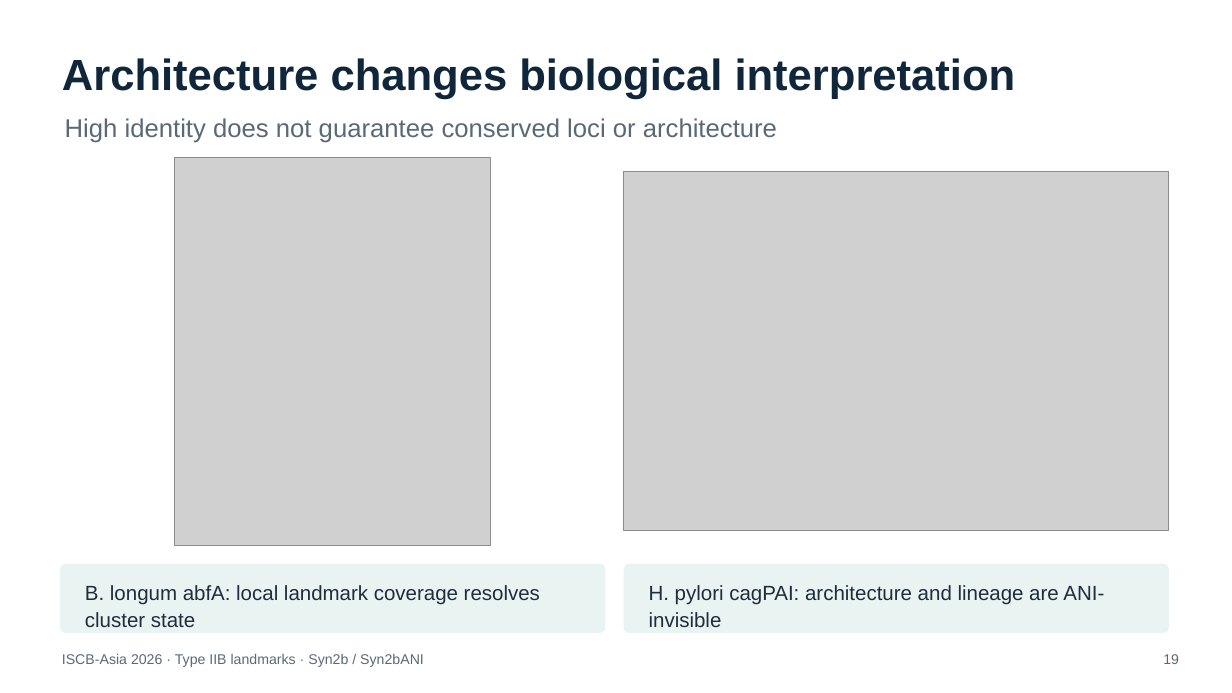
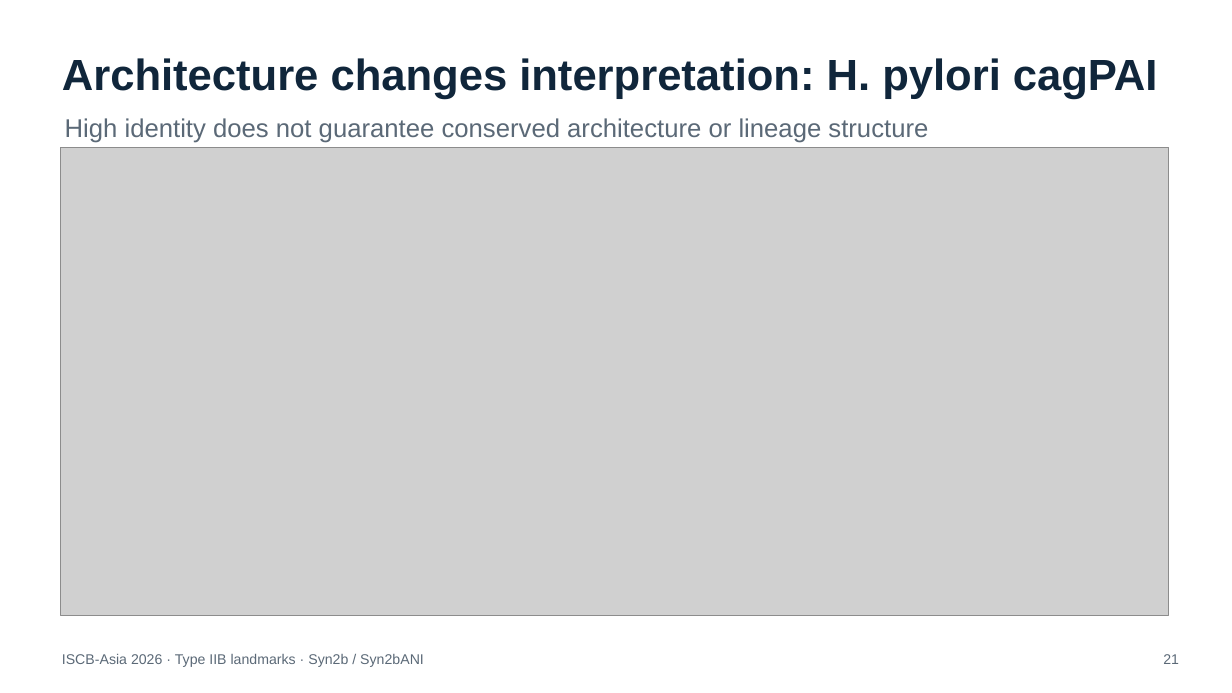
Before and after one commit to HuangShiLab/Syn2bANI-paper, a slide deck: slide 20 of ISCB_Asia_2026_Syn2b_TGT_Landmarks.pptx (slide 19 before the commit). Drawn at 1232x693 pixels with LibreOffice and Linux fonts; fonts in the diff are those of the drawing; grey boxes stand for pictures. Boxes give left, top, right and bottom in pixels: in the first picture for what was removed or moved away, otherwise in the second. Text is boxed around its words. In the diff, an @@ line names an element or a change of style, - is before the commit and + after.

```diff
--- a/ISCB_Asia_2026_Syn2b_TGT_Landmarks.pptx
+++ b/ISCB_Asia_2026_Syn2b_TGT_Landmarks.pptx
@@ text at box(62, 58, 1157, 99): text changed @@
-Architecture changes biological interpretation
+Architecture changes interpretation: H. pylori cagPAI
@@ text at box(65, 118, 928, 143): text changed @@
-High identity does not guarantee conserved loci or architecture
+High identity does not guarantee conserved architecture or lineage structure
@@ picture added at box(60, 147, 1169, 615) @@
@@ picture removed at box(175, 157, 490, 545) @@
@@ picture removed at box(624, 171, 1169, 531) @@
@@ rounded rectangle removed at box(60, 564, 605, 633) @@
@@ rounded rectangle removed at box(624, 564, 1169, 633) @@
@@ text removed at box(85, 585, 540, 627) @@
-B. longum abfA: local landmark coverage resolves cluster state
@@ text removed at box(649, 585, 1104, 627) @@
-H. pylori cagPAI: architecture and lineage are ANI-invisible
@@ text at box(1163, 654, 1179, 664): text changed @@
-19
+21
```
Also in this commit, not shown: 3 other slides changed, 1 slide added, 10 other files.
